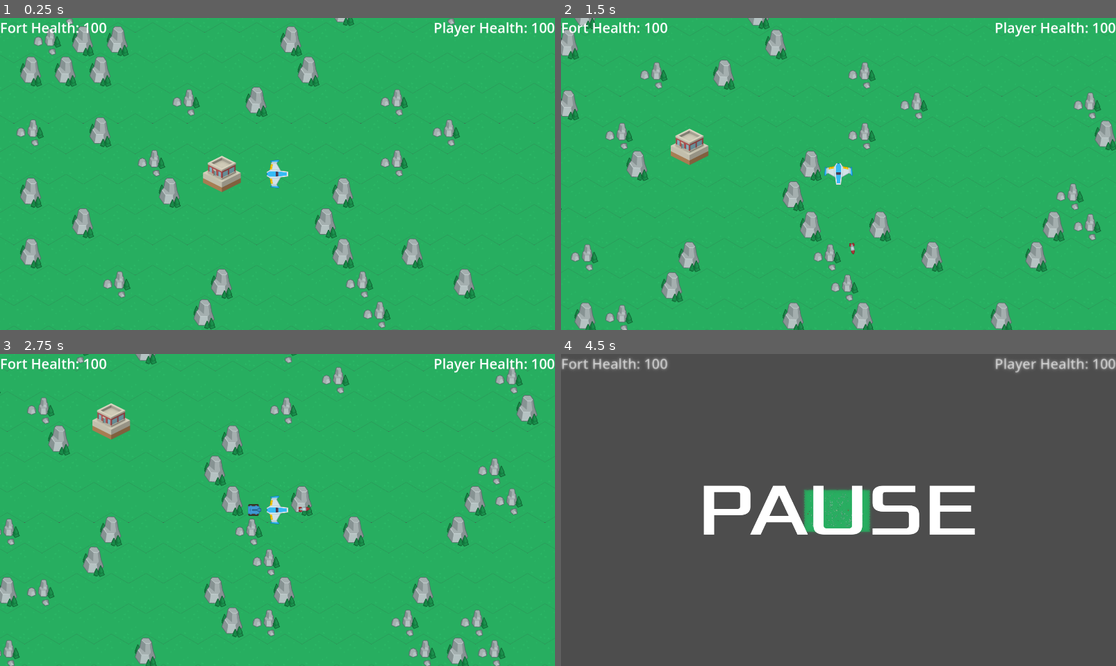
Above: before the commit, frames 1-4 (two rows, left to right).
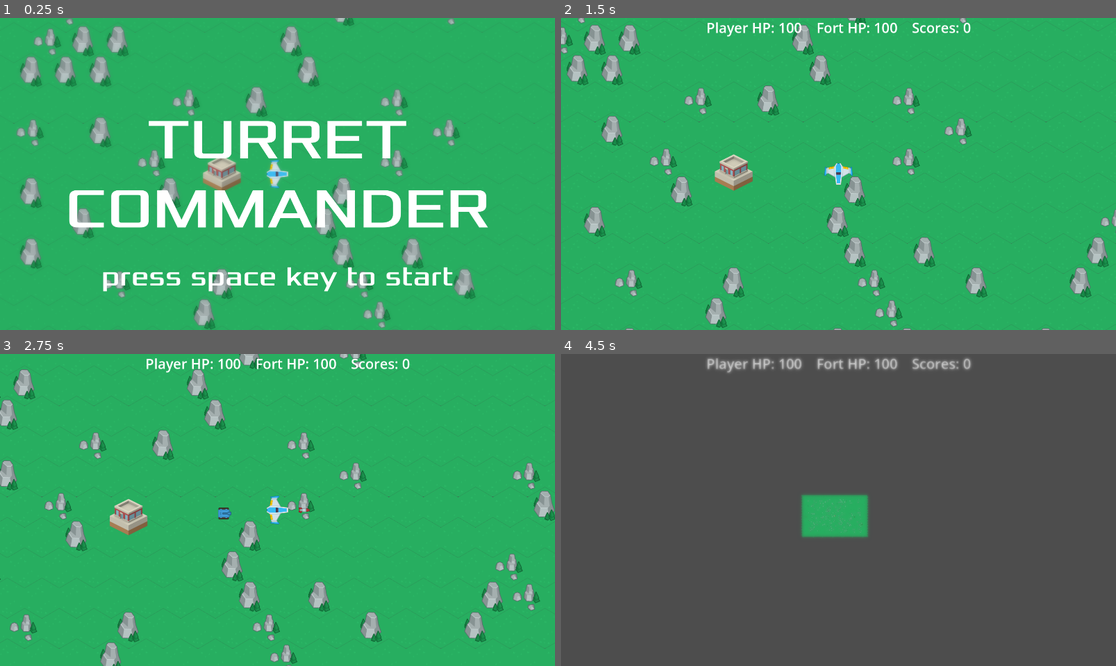
Above: after the commit, the same moments.

Repository: marleeeeeey/turret_commander
Game: Godot game, scene res://this/main.tscn
Same seed, same stepped clock (60 frames per second), same inputs: the game is played once before the commit and once after it.
Inputs (mouse positions are in pixels of both pictures, inside the frame that each line leads up to):
- Up to frame 1 (0.25 s): no input
- Up to frame 2 (1.5 s): tap Space (shoot) at 0.5, 1.35 s; move the mouse to (960, 158) at 0.52 s; hold D (move_right) 0.53-1.28 s; hold Space (shoot) 0.53-1.28 s; click (960, 158) at 0.67 s; move the mouse to (727, 189) at 1.27 s; hold S (move_down) from 1.28 s (still down)
- Up to frame 3 (2.75 s): move the mouse to (333, 441) at 2.02 s; release S (move_down) at 2.03 s; hold D (move_right) from 2.03 s (still down); hold Space (shoot) from 2.03 s (still down); tap R (spawn_turret) at 2.1 s
- Up to frame 4 (4.5 s): move the mouse to (810, 572) at 2.77 s; release D (move_right) at 2.78 s; release Space (shoot) at 2.78 s; hold Up (move_up) 2.78-3.53 s; tap Mouse wheel up (zoom_in) at 2.85 s; click (810, 572) at 2.92 s; tap Space (shoot) at 3.05, 3.8, 4.35 s; move the mouse to (1005, 556) at 3.52 s; hold Mouse wheel down (zoom_out) 3.53-4.28 s; hold A (move_left) from 3.53 s (still down); tap Escape (pause) at 4.15 s; move the mouse to (672, 463) at 4.27 s

The runs differ from the first frame. In frame 1, 9.0% of the frame differs, in the area x 0-100%, y 0-100%; in frame 2, 16%; in frame 3, 16%; in frame 4, 5.9%.

Commit message:
Improve UI messages. Add scores.

Diff:
--- a/common/scene_enemy/enemy.gd
+++ b/common/scene_enemy/enemy.gd
@@ -1,4 +1,6 @@
 class_name Enemy extends CharacterBody2D
+
+signal on_die()
 
 @export var bullet_scene: PackedScene
 
@@ -35,6 +37,7 @@
 	hide()
 	speed = 0
 	$ExplosionSfx.play()
+	on_die.emit()
 
 
 func _on_turrets_scan_area_body_entered(body: Node2D) -> void:
--- a/common/scene_hud/hud.gd
+++ b/common/scene_hud/hud.gd
@@ -1,15 +1,27 @@
 extends CanvasLayer
+
+var player_health = 0
+var fort_health = 0
+var player_scores = 0
 
 
 func _ready() -> void:
-	# clear the labels
-	set_top_left_label("")
-	set_top_right_label("")
+	$TopCenterLabel.text = ""
 
 
-func set_top_left_label(text: String) -> void:
-	$TopLeftLabel.text = text
+func _process(delta: float) -> void:
+	$TopCenterLabel.text = "Player HP: {0}    Fort HP: {1}    Scores: {2}".format(
+		[player_health, fort_health, player_scores]
+	)
 
 
-func set_top_right_label(text: String) -> void:
-	$TopRightLabel.text = text
+func set_player_health(health: int) -> void:
+	player_health = health
+
+
+func set_fort_health(health: int) -> void:
+	fort_health = health
+
+
+func set_player_scores(scores: int) -> void:
+	player_scores = scores
--- a/common/scene_hud/hud.tscn
+++ b/common/scene_hud/hud.tscn
@@ -5,20 +5,14 @@
 [node name="Hud" type="CanvasLayer"]
 script = ExtResource("1_a6sjh")
 
-[node name="TopLeftLabel" type="Label" parent="."]
-offset_right = 40.0
-offset_bottom = 23.0
+[node name="TopCenterLabel" type="Label" parent="."]
+anchors_preset = 5
+anchor_left = 0.5
+anchor_right = 0.5
+offset_left = -82.5
+offset_right = 82.5
+offset_bottom = 67.0
+grow_horizontal = 2
 size_flags_horizontal = 4
 theme_override_font_sizes/font_size = 48
 text = "DEBUG"
-
-[node name="TopRightLabel" type="Label" parent="."]
-anchors_preset = 1
-anchor_left = 1.0
-anchor_right = 1.0
-offset_left = -40.0
-offset_bottom = 23.0
-grow_horizontal = 0
-size_flags_horizontal = 4
-theme_override_font_sizes/font_size = 48
-text = "DEBUG"
--- a/common/scene_pause_message/pause_message.gd
+++ b/common/scene_pause_message/pause_message.gd
@@ -21,14 +21,16 @@
 		just_paused = false
 		return
 
-	if Input.is_action_just_pressed("pause"):
+	if Input.is_action_just_pressed("pause") or Input.is_action_pressed("shoot"):
 		$PauseSfx.play()
 		_end_pause()
 
 
-func show_text(text) -> void:
-	$CenterLabel.text = text
-	$CenterLabel.show()
+func show_text(centered_text, top_text = "", bottom_text = "") -> void:
+	_clear_labels()
+	$TopLabel.text = top_text
+	$CenterLabel.text = centered_text
+	$BottomLabel.text = bottom_text
 	process_mode = Node.PROCESS_MODE_ALWAYS
 	show()
 	get_tree().paused = true
@@ -36,7 +38,7 @@
 
 func _end_pause() -> void:
 	$AnimationPlayer.play("end_pause")
-	$CenterLabel.hide()
+	_clear_labels()
 
 
 func _on_animation_player_animation_finished(anim_name: StringName) -> void:
@@ -46,3 +48,9 @@
 		get_tree().paused = false
 		hide()
 		just_paused = true
+
+
+func _clear_labels() -> void:
+	$TopLabel.text = ""
+	$CenterLabel.text = ""
+	$BottomLabel.text = ""
--- a/common/scene_pause_message/pause_message.tscn
+++ b/common/scene_pause_message/pause_message.tscn
@@ -70,21 +70,47 @@
 grow_horizontal = 2
 grow_vertical = 2
 
+[node name="TopLabel" type="Label" parent="."]
+anchors_preset = 10
+anchor_right = 1.0
+offset_top = 69.0
+offset_bottom = 224.0
+grow_horizontal = 2
+theme_override_fonts/font = ExtResource("2_udcgj")
+theme_override_font_sizes/font_size = 96
+text = "DEBUG"
+horizontal_alignment = 1
+vertical_alignment = 1
+autowrap_mode = 2
+
 [node name="CenterLabel" type="Label" parent="."]
-anchors_preset = 8
-anchor_left = 0.5
+anchors_preset = 14
 anchor_top = 0.5
-anchor_right = 0.5
+anchor_right = 1.0
 anchor_bottom = 0.5
-offset_left = -373.0
-offset_top = -120.0
-offset_right = 373.0
-offset_bottom = 120.0
+offset_top = -154.5
+offset_bottom = 154.5
 grow_horizontal = 2
 grow_vertical = 2
 theme_override_fonts/font = ExtResource("2_udcgj")
-theme_override_font_sizes/font_size = 256
-text = "PAUSE"
+theme_override_font_sizes/font_size = 196
+text = "DEBUG"
+horizontal_alignment = 1
+vertical_alignment = 1
+autowrap_mode = 2
+
+[node name="BottomLabel" type="Label" parent="."]
+anchors_preset = 14
+anchor_top = 0.5
+anchor_right = 1.0
+anchor_bottom = 0.5
+offset_top = 277.0
+offset_bottom = 432.0
+grow_horizontal = 2
+grow_vertical = 2
+theme_override_fonts/font = ExtResource("2_udcgj")
+theme_override_font_sizes/font_size = 96
+text = "DEBUG"
 horizontal_alignment = 1
 vertical_alignment = 1
 autowrap_mode = 2
--- a/this/game_logic.gd
+++ b/this/game_logic.gd
@@ -3,6 +3,9 @@
 signal on_game_over
 
 @export var enemy_scene: PackedScene
+
+var enemy_spawn_period_sec = 1.0
+var scores = 0
 
 
 func _ready() -> void:
@@ -11,14 +14,19 @@
 	_set_player_health(100)
 
 
+func get_scores():
+	return scores
+
+
 func _on_enemy_spawn_timer_timeout() -> void:
 	# Create a new instance of the Mob scene.
-	var enemy = enemy_scene.instantiate()
+	var enemy: Enemy = enemy_scene.instantiate()
 
 	# Set the enemy's position to a random location on the path.
 	var mob_spawn_location = $EnemySpawnPath/PathFollow2D
 	mob_spawn_location.progress_ratio = randf()
 	enemy.position = mob_spawn_location.position
+	enemy.on_die.connect(_on_enemy_die)
 
 	$NavigationRegion2D.add_child(enemy)
 
@@ -42,8 +50,13 @@
 
 
 func _set_fort_health(health: int) -> void:
-	$Hud.set_top_left_label("Fort Health: " + str(health))
+	$Hud.set_fort_health(health)
 
 
 func _set_player_health(health: int) -> void:
-	$Hud.set_top_right_label("Player Health: " + str(health))
+	$Hud.set_player_health(health)
+
+
+func _on_enemy_die() -> void:
+	scores += 1
+	$Hud.set_player_scores(scores)
--- a/this/main.gd
+++ b/this/main.gd
@@ -5,14 +5,14 @@
 
 # Create game_logic when game begin. Destroy at the end.
 var game_logic: GameLogic = null
-var pause_menu = null
+var pause_message = null
 var should_create_game_logic = true
 
 
 func _ready() -> void:
 	# Init PauseMenu
-	pause_menu = pause_message_scene.instantiate()
-	add_child(pause_menu)
+	pause_message = pause_message_scene.instantiate()
+	add_child(pause_message)
 
 
 func _process(delta: float) -> void:
@@ -21,13 +21,16 @@
 			game_logic.queue_free()
 		_create_game_logic()
 		should_create_game_logic = false
+		pause_message.show_text("TURRET COMMANDER", "", "press space key to start")
 
 	if Input.is_action_just_pressed("pause"):
-		pause_menu.show_text("PAUSE")
+		pause_message.show_text("PAUSE")
 
 
 func _on_game_over() -> void:
-	pause_menu.show_text("GAME OVER")
+	pause_message.show_text(
+		"GAME OVER", "TURRET COMMANDER", "Your score: %d" % game_logic.get_scores()
+	)
 	should_create_game_logic = true
 
 
